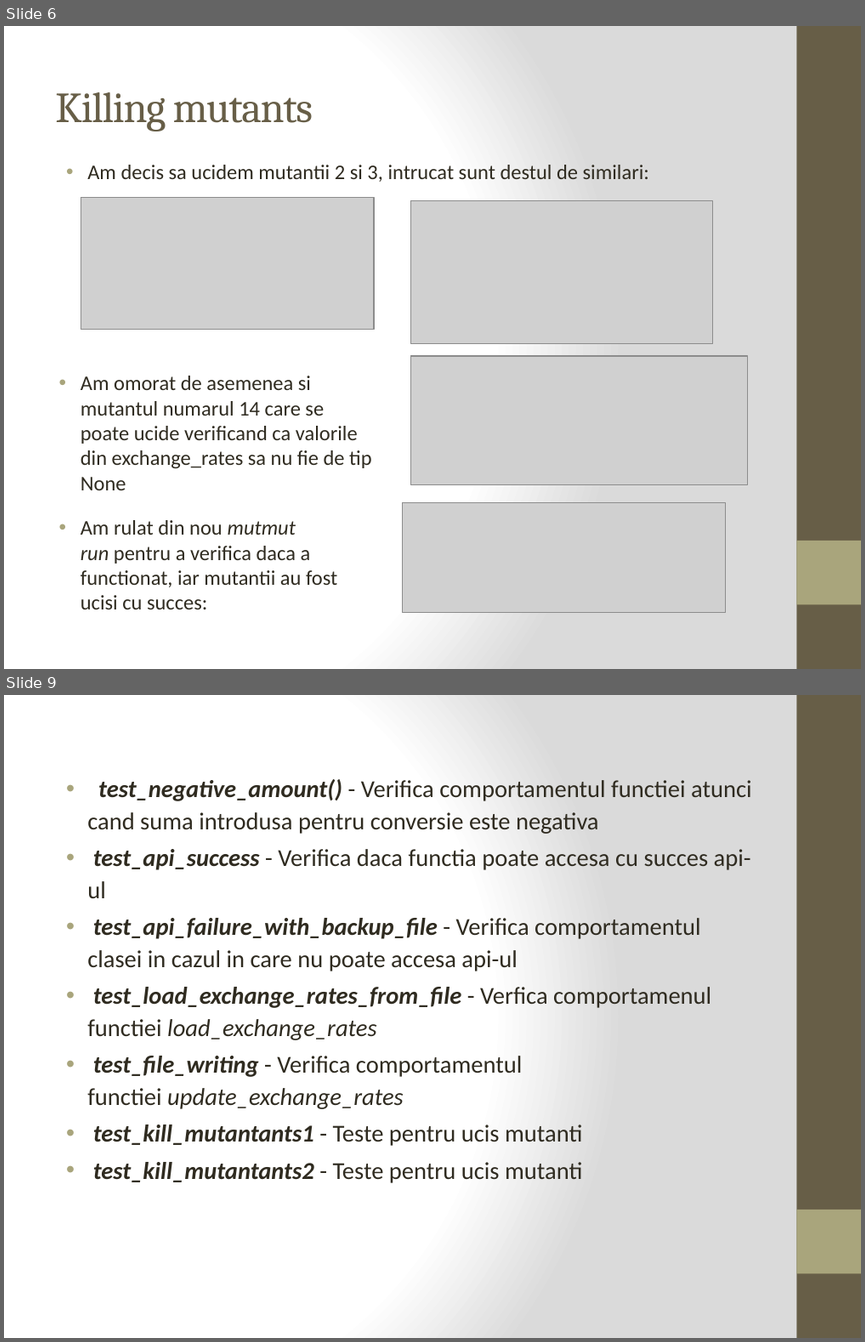
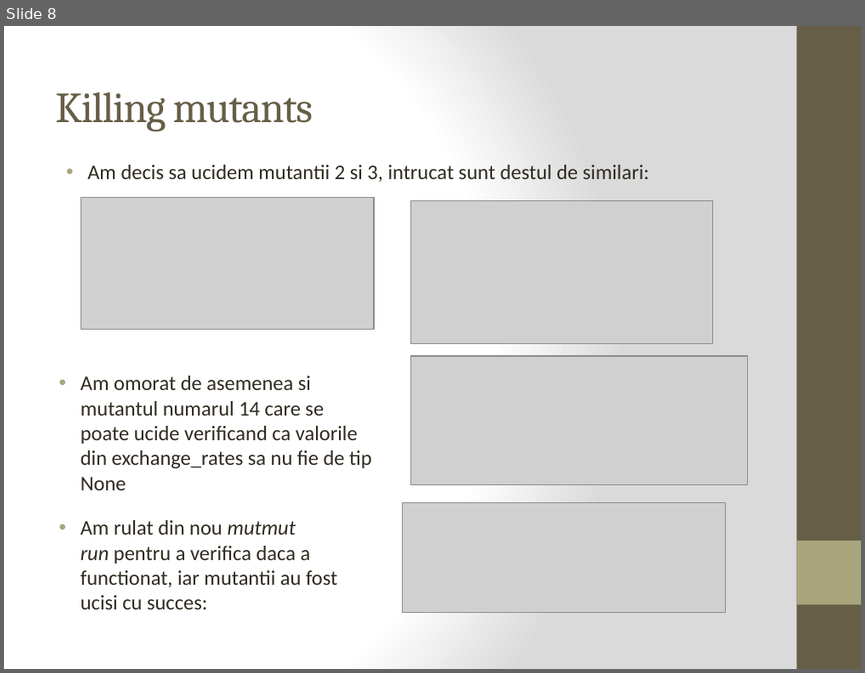
Before and after one commit to anaturcitu/CurrencyConverter, a slide deck: prezentare.pptx. Shown one above the other, each under a label of ours: slides 6 and 9 before the commit, slide 8 after it; the slides between them are not shown. The pictures are 865x1342 and 865x673 pixels, drawn with LibreOffice and Linux fonts; fonts in the diff are those of the drawing; grey boxes stand for pictures. Boxes give left, top, right and bottom in pixels: in the first picture for what was removed or moved away, otherwise in the second. Text is boxed around its words. In the diff, an @@ line names an element or a change of style, - is before the commit and + after.

```diff
--- a/prezentare.pptx
+++ b/prezentare.pptx
@@ slide 9 removed at box(4, 695, 861, 1338), background gradient #FFFFFF to #DADADA; not listed: 2 template elements that a slide beside it also shows @@
@@ text removed at box(87, 779, 752, 1183) @@
-• test_negative_amount() - Verifica comportamentul functiei atunci cand suma introdusa pentru conversie este negativa
-• test_api_success - Verifica daca functia poate accesa cu succes api-ul
-• test_api_failure_with_backup_file - Verifica comportamentul clasei in cazul in care nu poate accesa api-ul
-• test_load_exchange_rates_from_file - Verfica comportamenul functiei load_exchange_rates
-• test_file_writing - Verifica comportamentul functiei update_exchange_rates
-• test_kill_mutantants1 - Teste pentru ucis mutanti
-• test_kill_mutantants2 - Teste pentru ucis mutanti
@@ what was slide 6 is now slide 8 @@
```
Also in this commit, not shown: 4 slides changed, 3 slides added, 1 other slide removed, 1 other file.
